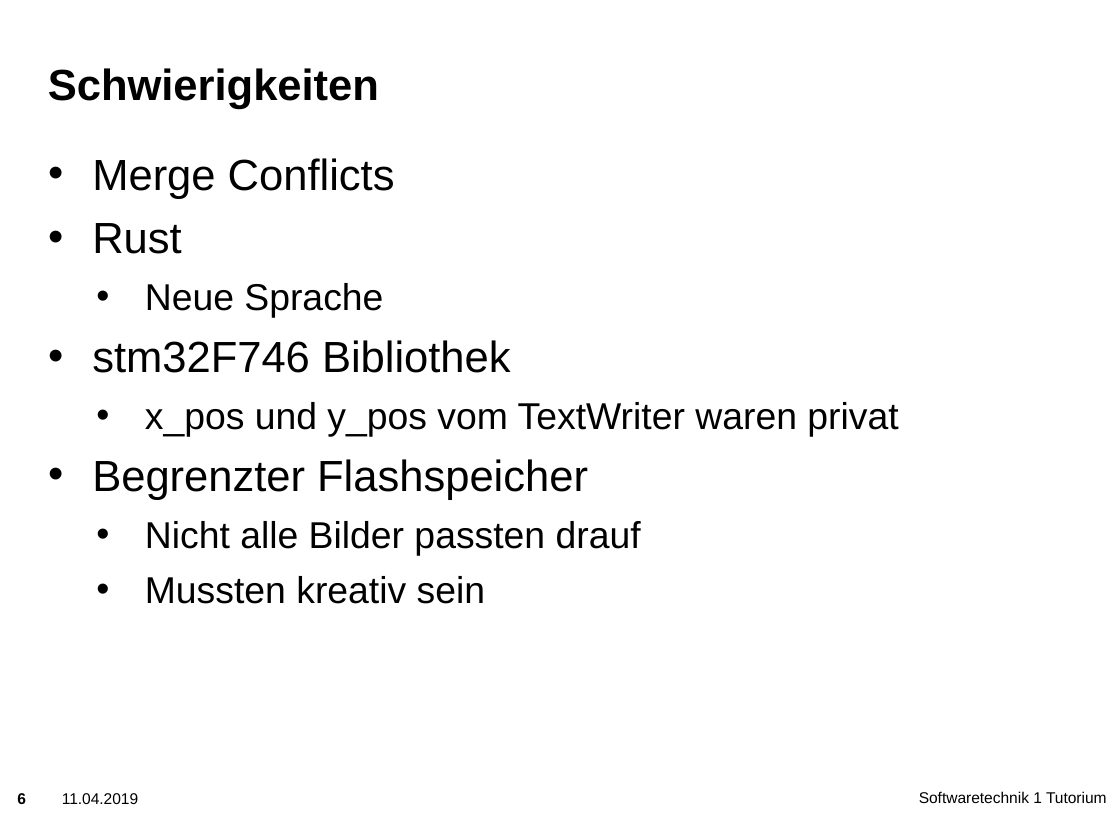
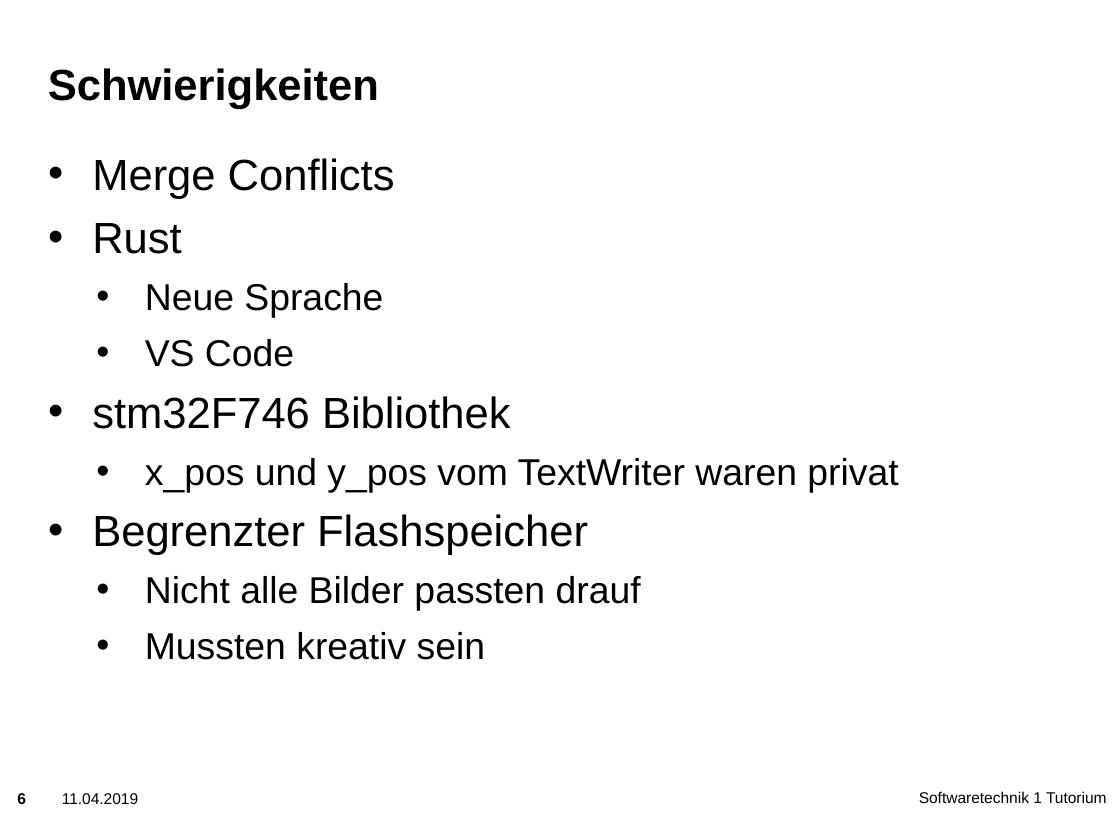
Before and after one commit to zyxsachin/embeddedRust, a slide deck: slide 6 of presentation.pptx. Drawn at 1120x840 pixels with LibreOffice and Linux fonts; fonts in the diff are those of the drawing; background and template pictures are left out. Boxes give left, top, right and bottom in pixels: in the first picture for what was removed or moved away, otherwise in the second. Text is boxed around its words. In the diff, an @@ line names an element or a change of style, - is before the commit and + after.

```diff
--- a/presentation.pptx
+++ b/presentation.pptx
@@ text at bbox=[145, 339, 294, 367]: paragraph added @@
+  • VS Code
```
Also in this commit, not shown: 1 other slide changed.
